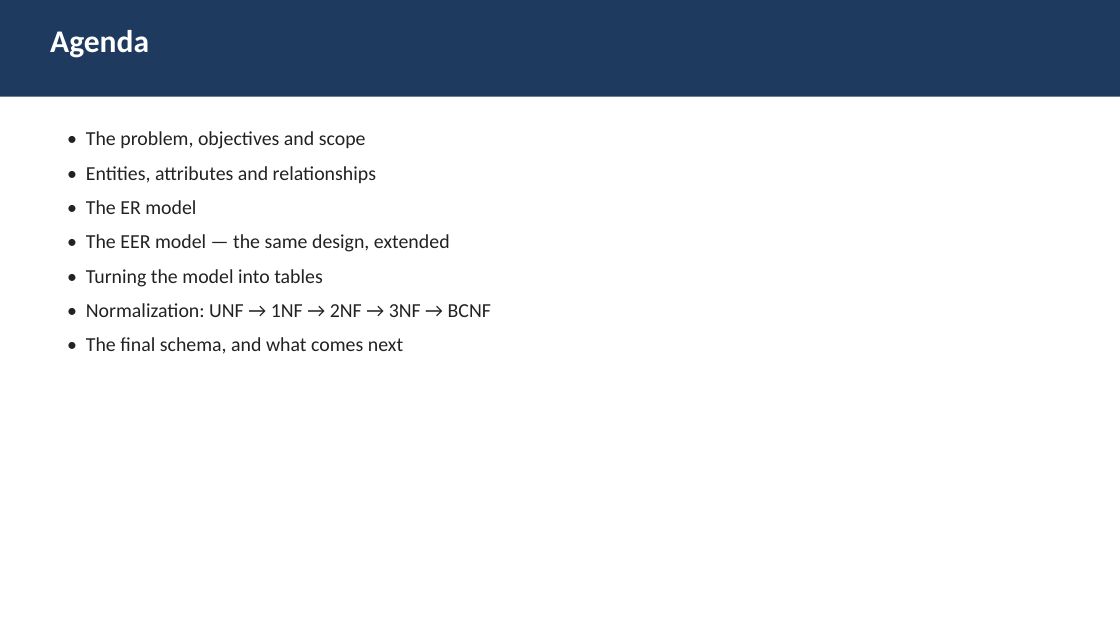
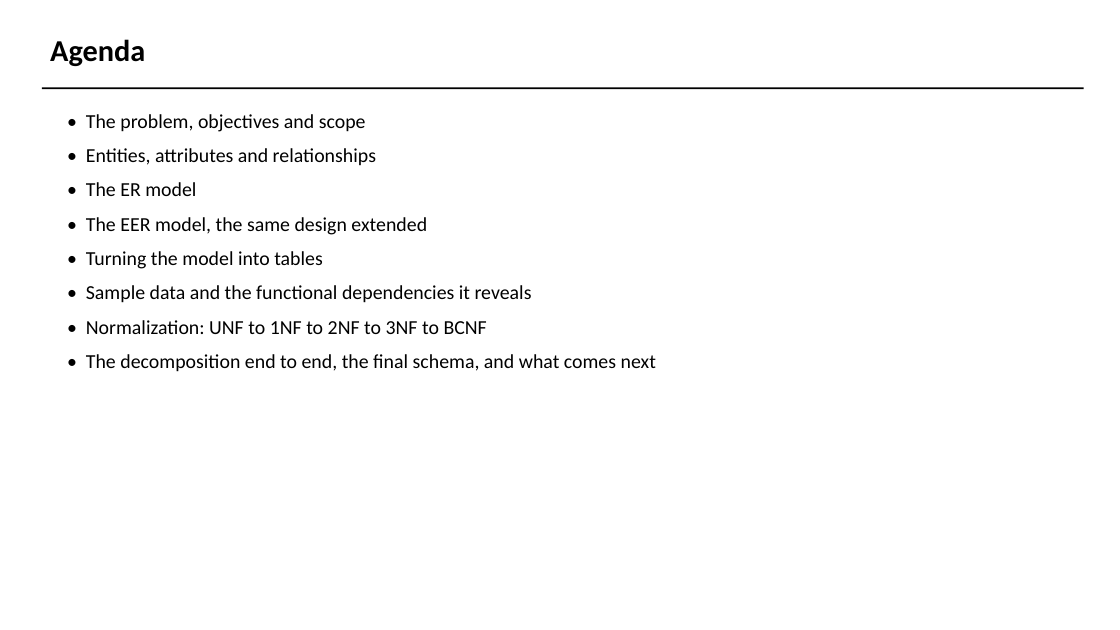
Before and after one commit to AviDhandhania/warehouse-supply-chain-dbms, a slide deck: slide 2 of presentation/DA1_Presentation.pptx. Drawn at 1120x630 pixels with LibreOffice and Linux fonts; fonts in the diff are those of the drawing. Boxes give left, top, right and bottom in pixels: in the first picture for what was removed or moved away, otherwise in the second. Text is boxed around its words. In the diff, an @@ line names an element or a change of style, - is before the commit and + after.

```diff
--- a/presentation/DA1_Presentation.pptx
+++ b/presentation/DA1_Presentation.pptx
@@ text "Agenda": place and size @@
-text "Agenda" at bbox=[50, 30, 149, 58]
+text "Agenda" at bbox=[50, 39, 145, 66]
@@ text "Agenda" at bbox=[50, 39, 145, 66]: size 27 to 26 pt, text colour #FFFFFF to #000000 @@
@@ rectangle: place and size @@
-rectangle at bbox=[0, 0, 1120, 97]
+rectangle at bbox=[42, 87, 1084, 89]
@@ rectangle at bbox=[42, 87, 1084, 89]: fill #1F3A5F to #000000 @@
@@ text "• The problem, objectives and ...": place and size @@
-text "• The problem, objectives and ..." at bbox=[86, 131, 491, 354]
+text "• The problem, objectives and ..." at bbox=[86, 114, 656, 372]
@@ text at bbox=[86, 114, 376, 269]: text colour #222222 to #000000 in "• The problem, objectives and scope", "• Entities, attributes and relationships", "• The ER model", "• Turning the model into tables" @@
@@ text at bbox=[86, 217, 427, 235]: text changed; text colour #222222 to #000000 @@
-• The EER model — the same design, extended
+• The EER model, the same design extended
@@ text at bbox=[86, 285, 656, 372]: text changed; text colour #222222 to #000000 @@
-• Normalization: UNF → 1NF → 2NF → 3NF → BCNF
-• The final schema, and what comes next
+• Sample data and the functional dependencies it reveals
+• Normalization: UNF to 1NF to 2NF to 3NF to BCNF
+• The decomposition end to end, the final schema, and what comes next
```
Also in this commit, not shown: 16 other slides changed, 16 slides added, 5 slides removed, 14 other files.
